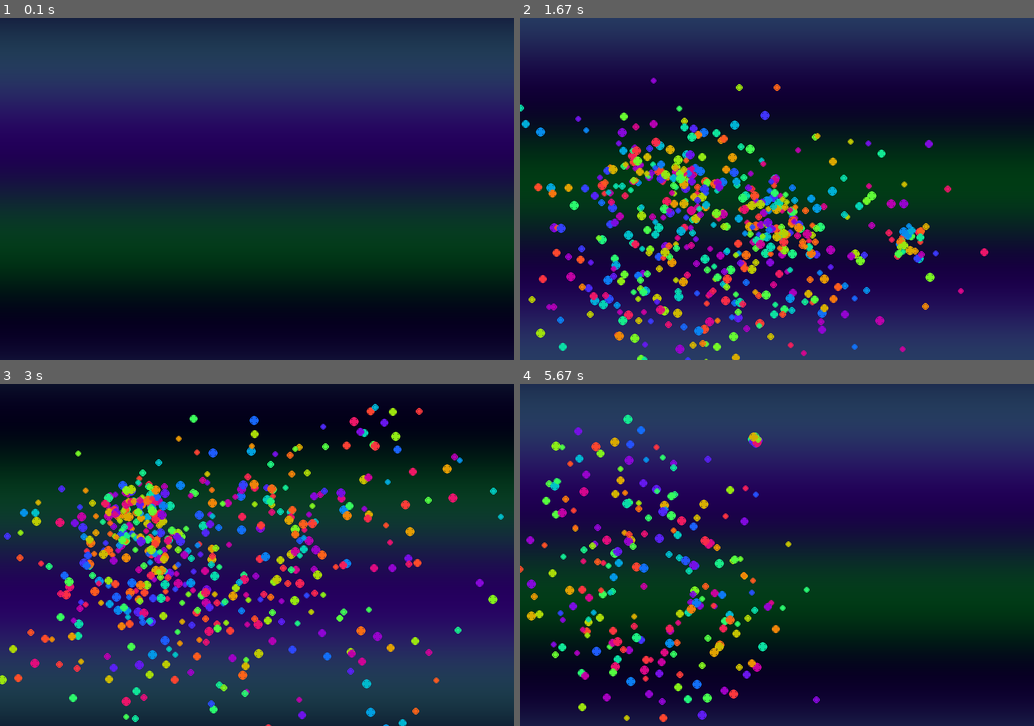
Above: before the commit, frames 1-4 (two rows, left to right).
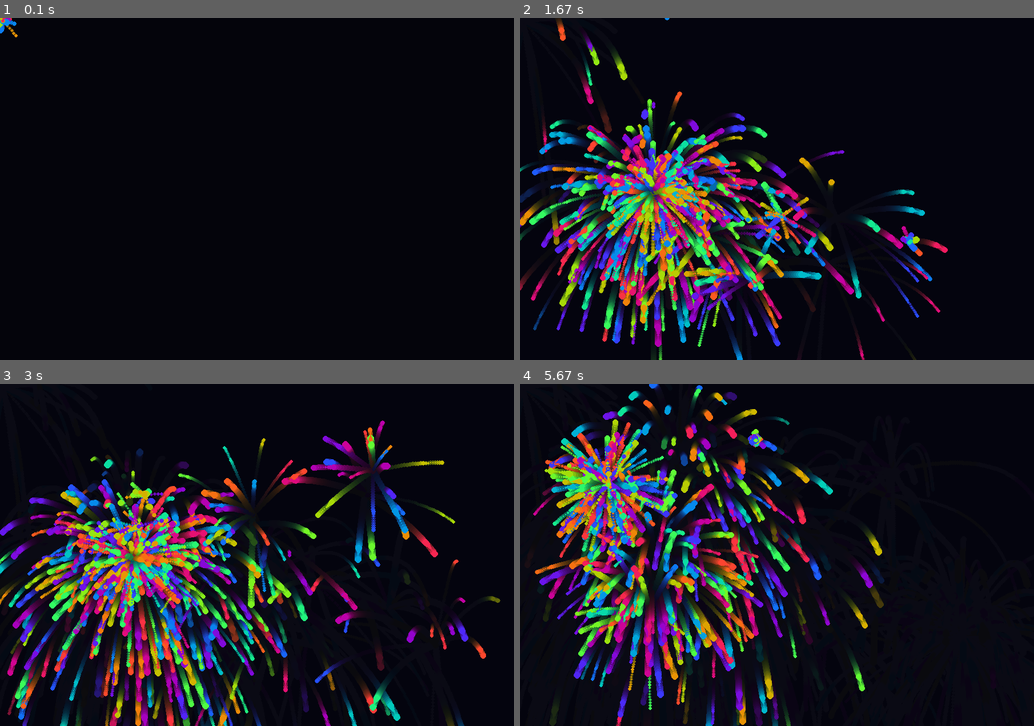
Above: after the commit, the same moments.

Repository: 20260157-source/my-frist-game
Game: pygame game, started from my-first-game.py
The game is run twice, just before and just after one commit, with the same random seed, the same clock (stepped at 60 frames per second) and the same inputs.
Inputs (mouse positions are in pixels of both pictures, inside the frame that each line leads up to):
- Up to frame 1 (0.1 s): no input
- Up to frame 2 (1.67 s): press the mouse at (653, 192) at 0.37 s; move the mouse to (741, 230) at 0.47 s; release the mouse at (828, 264) at 0.6 s; press the mouse at (653, 192) at 0.7 s; move the mouse to (746, 206) at 0.8 s; release the mouse at (838, 219) at 0.93 s; press the mouse at (653, 192) at 1.03 s; move the mouse to (705, 233) at 1.13 s; release the mouse at (751, 277) at 1.27 s; press the mouse at (653, 192) at 1.37 s; move the mouse to (782, 216) at 1.47 s; release the mouse at (910, 243) at 1.6 s
- Up to frame 3 (3 s): press the mouse at (133, 558) at 1.7 s; move the mouse to (282, 602) at 1.8 s; release the mouse at (436, 643) at 1.93 s; press the mouse at (133, 558) at 2.03 s; move the mouse to (251, 527) at 2.13 s; release the mouse at (364, 493) at 2.27 s; press the mouse at (133, 558) at 2.37 s; move the mouse to (251, 513) at 2.47 s; release the mouse at (375, 472) at 2.6 s; press the mouse at (133, 558) at 2.7 s; move the mouse to (138, 527) at 2.8 s; release the mouse at (143, 493) at 2.93 s
- Up to frame 4 (5.67 s): click (962, 633) at 3.08 s; click (663, 493) at 3.58 s; click (725, 541) at 3.92 s; click (679, 472) at 4.42 s; press the mouse at (653, 558) at 4.93 s; move the mouse to (653, 585) at 5.03 s; release the mouse at (648, 613) at 5.17 s; click (607, 483) at 5.32 s; click (756, 438) at 5.65 s

The runs differ from the first frame. In frame 1, 86% of the frame differs, in the area x 0-100%, y 0-100%; in frame 2, 92%; in frame 3, 79%; in frame 4, 86%.

Commit message:
3rd edit

Diff:
--- a/my-first-game.py
+++ b/my-first-game.py
@@ -6,14 +6,16 @@
 
 WIDTH, HEIGHT = 900, 600
 screen = pygame.display.set_mode((WIDTH, HEIGHT))
-pygame.display.set_caption("Ultra Fancy Particle Playground")
+pygame.display.set_caption("Advanced Particle System")
 
 clock = pygame.time.Clock()
 
 particles = []
 
+
 class Particle:
     def __init__(self, x, y):
+
         self.x = x
         self.y = y
 
@@ -23,26 +25,35 @@
         self.vx = math.cos(angle) * speed
         self.vy = math.sin(angle) * speed
 
-        self.life = random.randint(50, 90)
+        self.life = random.randint(60, 120)
         self.size = random.randint(3, 6)
 
         self.hue = random.randint(0, 360)
 
+        self.trail = []
+
     def update(self):
+
+        self.trail.append((self.x, self.y))
+        if len(self.trail) > 8:
+            self.trail.pop(0)
+
         self.x += self.vx
         self.y += self.vy
 
-        self.vy += 0.06
-        self.vx *= 0.99
-        self.vy *= 0.99
+        self.vy += 0.05
+        self.vx *= 0.98
+        self.vy *= 0.98
 
+        self.life -= 1
         self.hue += 2
-        self.life -= 1
 
     def get_color(self):
+
         r = int(127 + 127 * math.sin(self.hue * 0.02))
         g = int(127 + 127 * math.sin(self.hue * 0.02 + 2))
         b = int(127 + 127 * math.sin(self.hue * 0.02 + 4))
+
         return (r, g, b)
 
     def draw(self, surf):
@@ -52,16 +63,16 @@
 
         color = self.get_color()
 
-        # glow
-        for i in range(3):
+        # trail
+        for i, pos in enumerate(self.trail):
             pygame.draw.circle(
                 surf,
                 color,
-                (int(self.x), int(self.y)),
-                self.size + i,
-                1
+                (int(pos[0]), int(pos[1])),
+                max(1, self.size - i)
             )
 
+        # main particle
         pygame.draw.circle(
             surf,
             color,
@@ -73,16 +84,7 @@
         return self.life > 0
 
 
-def draw_background(surface, t):
-    for y in range(HEIGHT):
-        r = int(20 + 20 * math.sin(y * 0.01 + t))
-        g = int(30 + 30 * math.sin(y * 0.02 + t))
-        b = int(60 + 40 * math.sin(y * 0.01 + t))
-        pygame.draw.line(surface, (r, g, b), (0, y), (WIDTH, y))
-
-
 running = True
-time = 0
 
 while running:
 
@@ -90,22 +92,28 @@
         if event.type == pygame.QUIT:
             running = False
 
+        if event.type == pygame.MOUSEBUTTONDOWN:
+            mx, my = pygame.mouse.get_pos()
+
+            for _ in range(80):
+                particles.append(Particle(mx, my))
+
+    # 잔상 효과
+    fade = pygame.Surface((WIDTH, HEIGHT))
+    fade.set_alpha(40)
+    fade.fill((10, 10, 20))
+    screen.blit(fade, (0, 0))
+
     mouse = pygame.mouse.get_pos()
-    buttons = pygame.mouse.get_pressed()
 
-    if buttons[0]:
-        for _ in range(12):
-            particles.append(Particle(mouse[0], mouse[1]))
-
-    time += 0.02
-
-    draw_background(screen, time)
+    for _ in range(2):
+        particles.append(Particle(mouse[0], mouse[1]))
 
     for p in particles:
         p.update()
         p.draw(screen)
 
-    particles = [p for p in particles if p.alive()]
+    particles[:] = [p for p in particles if p.alive()]
 
     pygame.display.flip()
     clock.tick(60)
